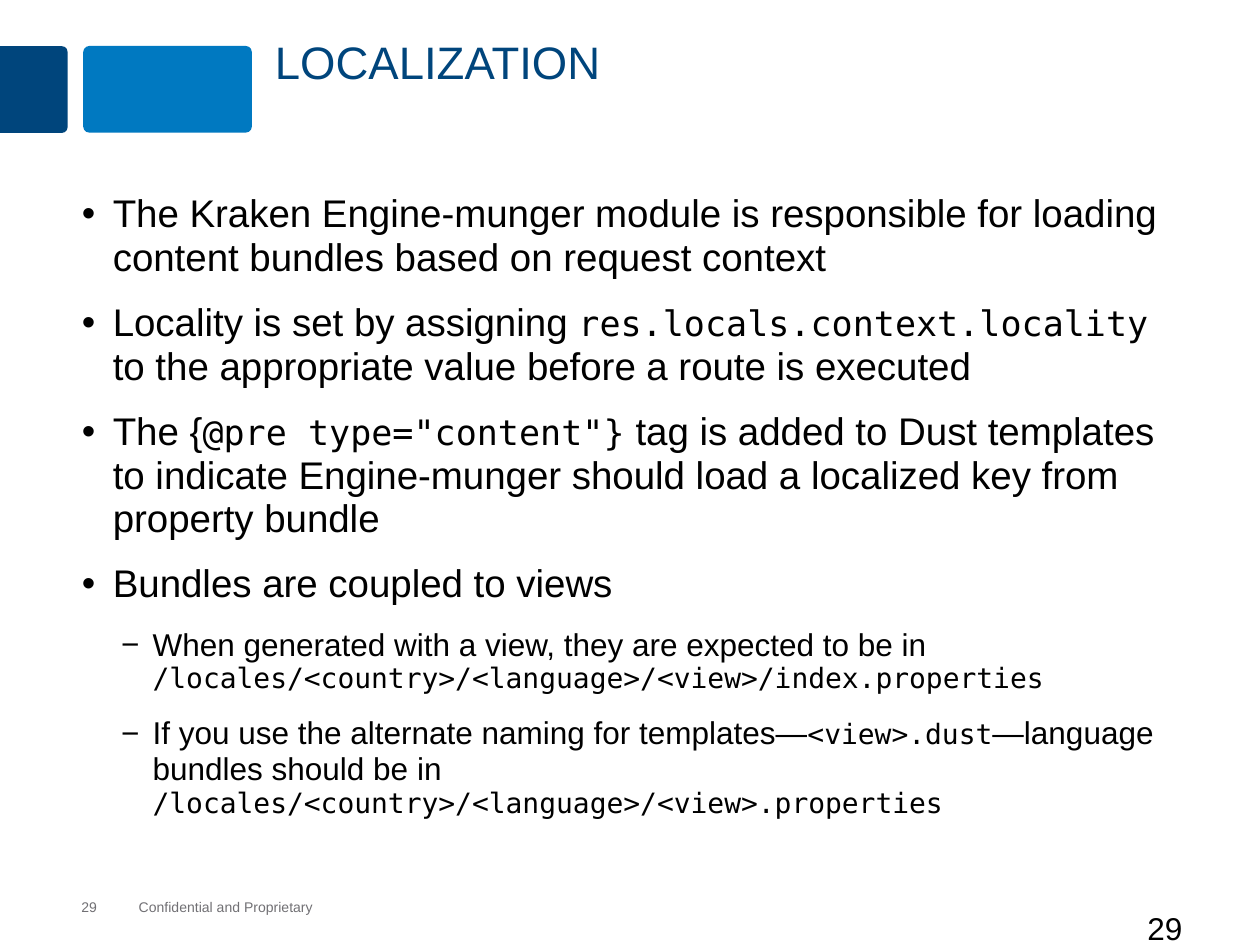
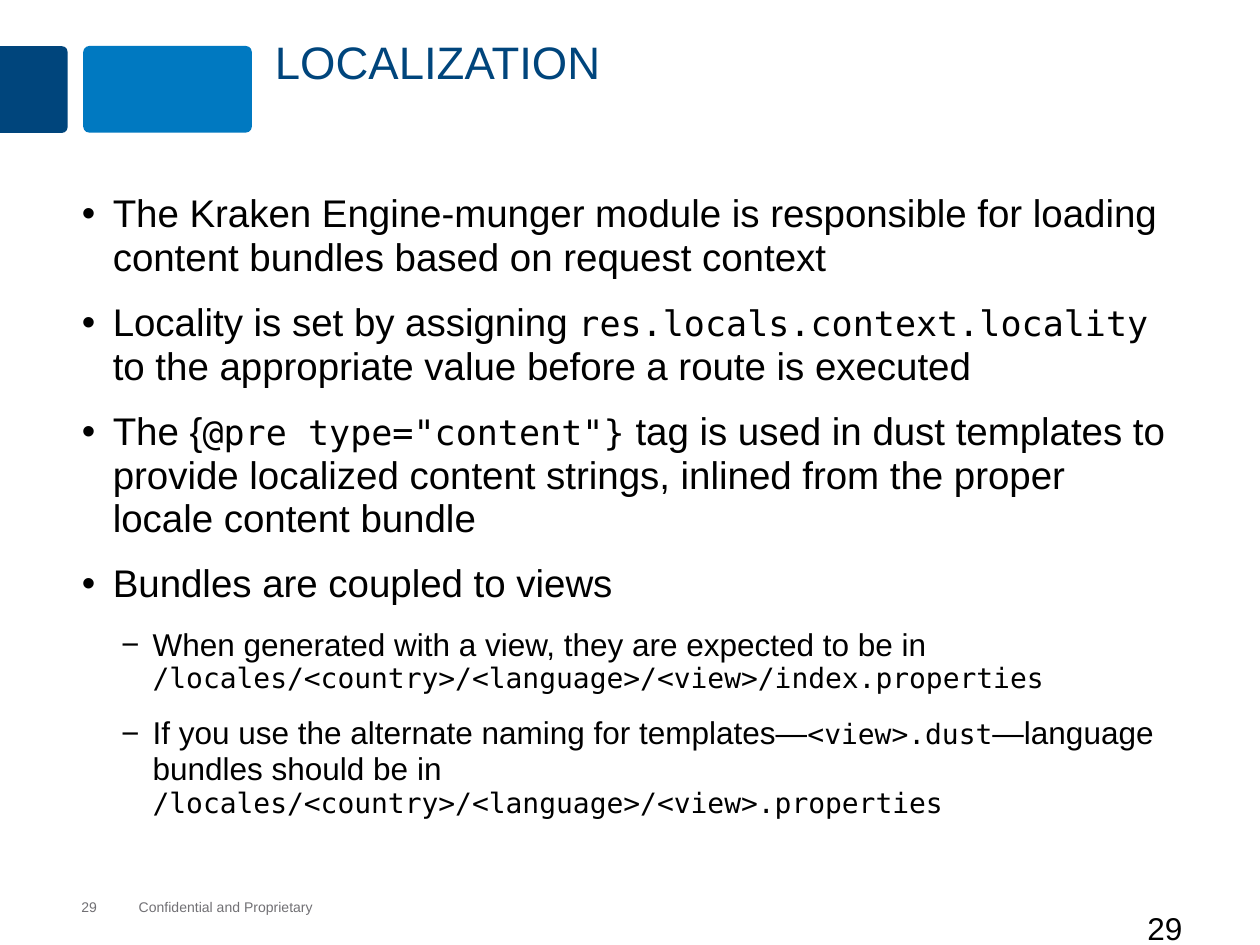
Before and after one commit to MaxMillington/nodePractice, a slide deck: slide 29 of node/lesson-80-kraken/kraken.pptx. Drawn at 1260x945 pixels with LibreOffice and Linux fonts; fonts in the diff are those of the drawing; background and template pictures are left out. Boxes give left, top, right and bottom in pixels: in the first picture for what was removed or moved away, otherwise in the second. Text is boxed around its words. In the diff, an @@ line names an element or a change of style, - is before the commit and + after.

```diff
--- a/node/lesson-80-kraken/kraken.pptx
+++ b/node/lesson-80-kraken/kraken.pptx
@@ text at bbox=[113, 417, 1165, 533]: text changed @@
-• The {@pre type="content"} tag is added to Dust templates to indicate Engine-munger should load a localized key from property bundle
+• The {@pre type="content"} tag is used in dust templates to provide localized content strings, inlined from the proper locale content bundle
```
Also in this commit, not shown: 2 other slides changed.
